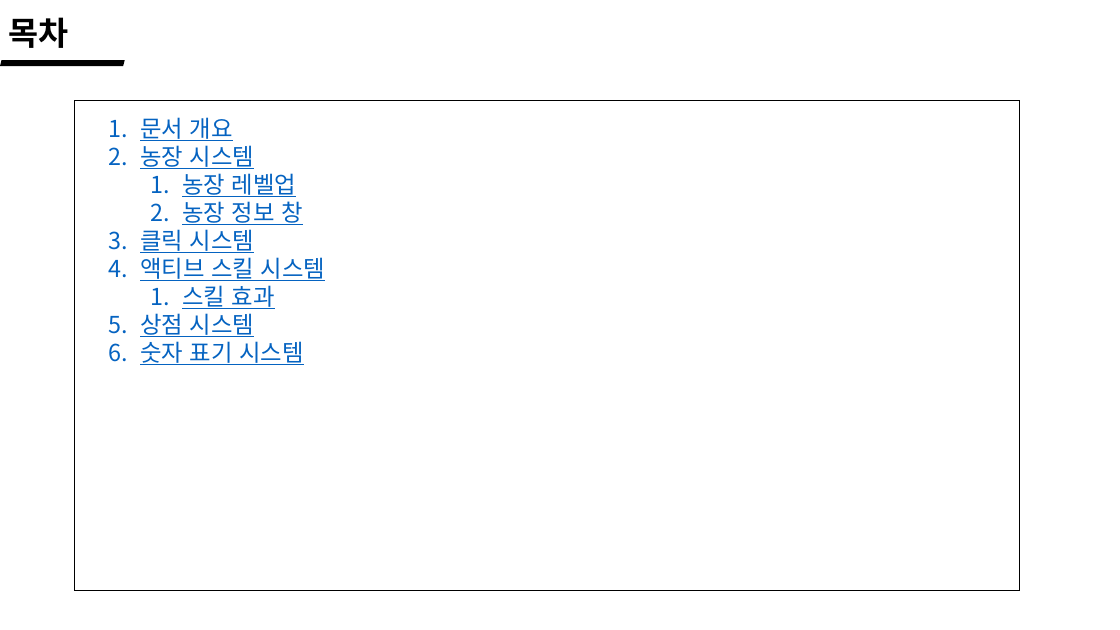
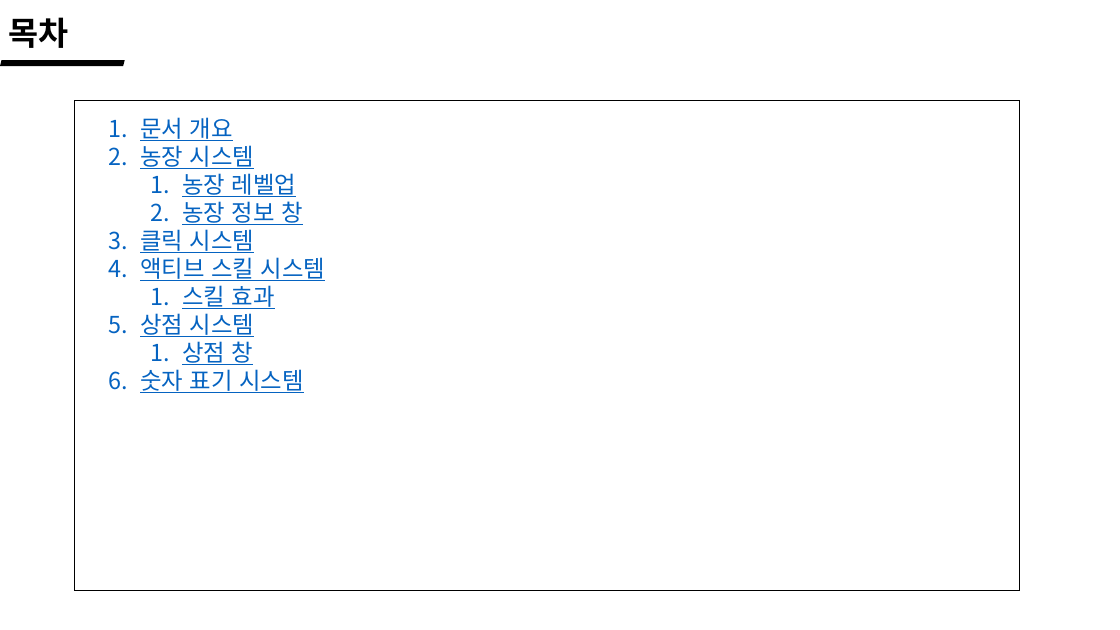
Before and after one commit to wlrud753/CarryCarrot, a slide deck: slide 3 of 기획서/당근키우기 시스템.pptx. Drawn at 1120x630 pixels with LibreOffice and Linux fonts; fonts in the diff are those of the drawing. Boxes give left, top, right and bottom in pixels: in the first picture for what was removed or moved away, otherwise in the second. Text is boxed around its words. In the diff, an @@ line names an element or a change of style, - is before the commit and + after.

```diff
--- a/기획서/당근키우기 시스템.pptx
+++ b/기획서/당근키우기 시스템.pptx
@@ text at (182,341,253,365): paragraph added @@
+  1. 상점 창
```
Also in this commit, not shown: 5 other slides changed, 1 slide added.
